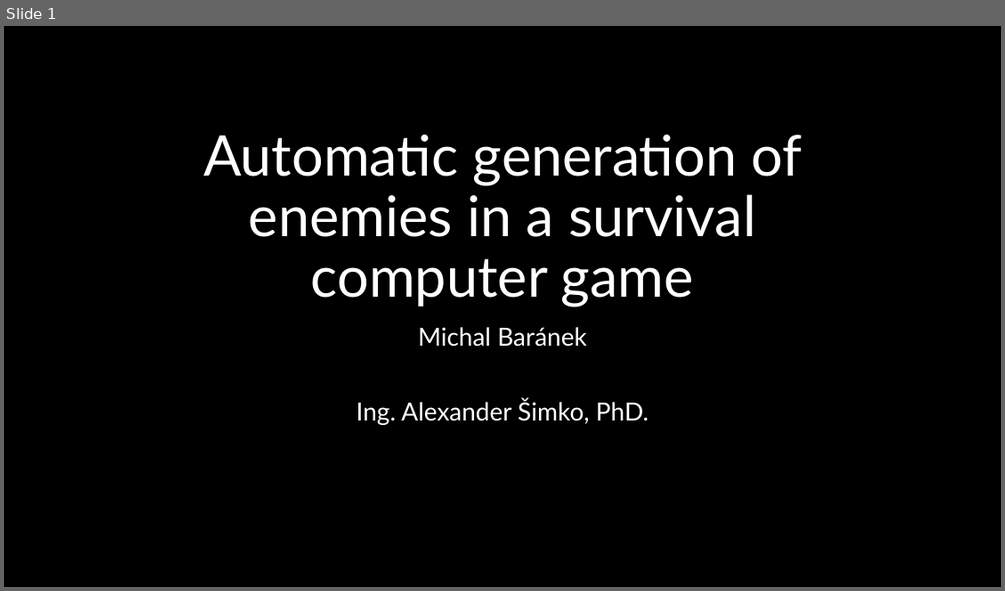
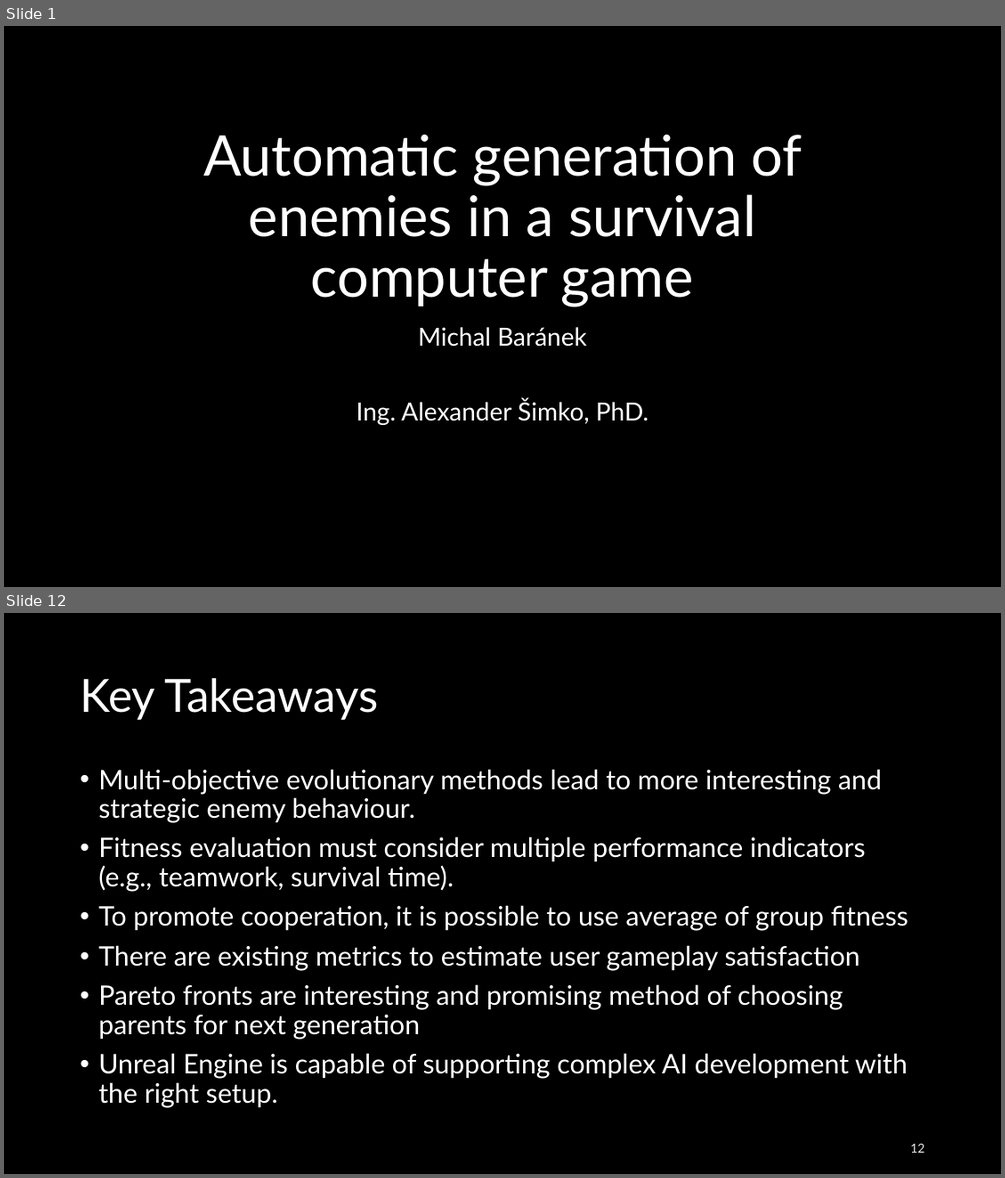
Before and after one commit to Raamxie/BGEN, a slide deck: Automatic generation of enemies in a survival computer.pptx. Shown one above the other, each under a label of ours: slide 1 before the commit, slides 1 and 12 after it; the slides between them are not shown. The pictures are 1005x591 and 1005x1178 pixels, drawn with LibreOffice and Linux fonts; fonts in the diff are those of the drawing. Boxes give left, top, right and bottom in pixels: in the first picture for what was removed or moved away, otherwise in the second. Text is boxed around its words. In the diff, an @@ line names an element or a change of style, - is before the commit and + after.

```diff
--- a/Automatic generation of enemies in a survival computer.pptx
+++ b/Automatic generation of enemies in a survival computer.pptx
@@ slide 12 added at (4, 613, 1001, 1174), background #000000 @@
@@ title added at (80, 678, 379, 720), 44 pt, text #FFFFFF @@
+Key Takeaways
@@ text added at (98, 769, 908, 1107), 25.9 pt, text #FFFFFF @@
+• Multi-objective evolutionary methods lead to more interesting and strategic enemy behaviour.
+• Fitness evaluation must consider multiple performance indicators (e.g., teamwork, survival time).
+• To promote cooperation, it is possible to use average of group fitness
+• There are existing metrics to estimate user gameplay satisfaction
+• Pareto fronts are interesting and promising method of choosing parents for next generation
+• Unreal Engine is capable of supporting complex AI development with the right setup.
@@ page number added at (910, 1143, 924, 1152), 12 pt, text #EAEAEA @@
+12
```
Also in this commit, not shown: 6 slides changed, 5 other slides added, 1 slide removed, 9 other files.
